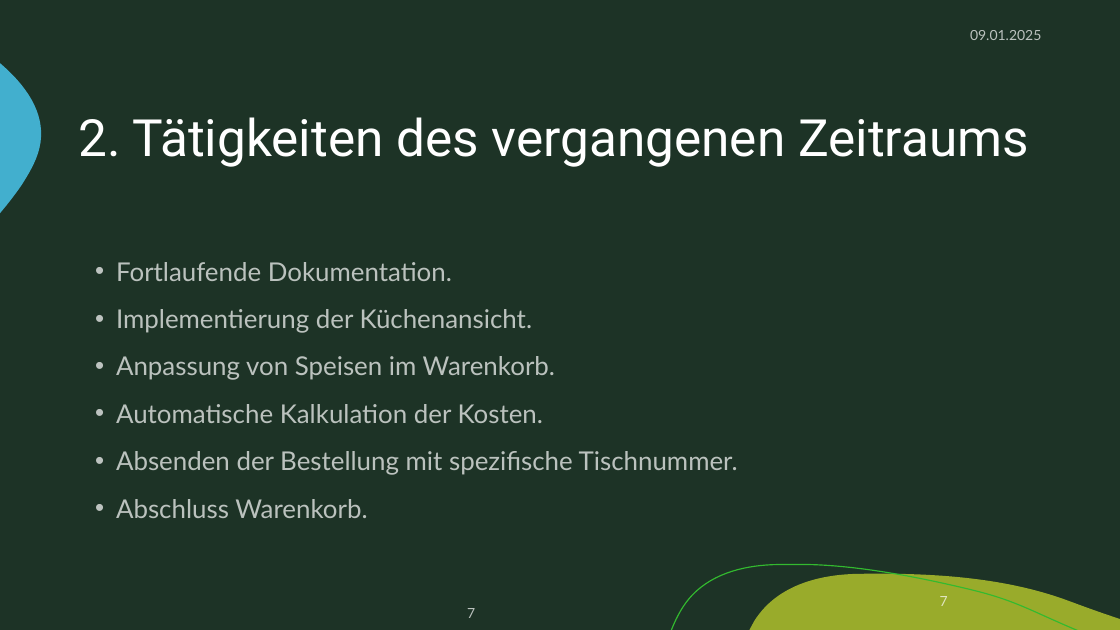
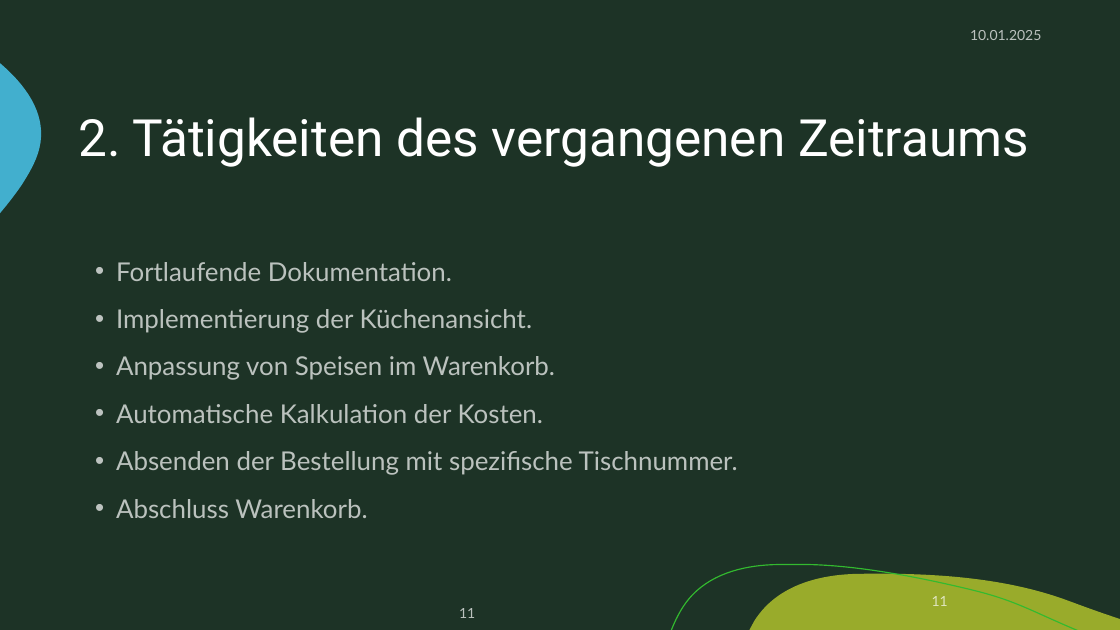
Before and after one commit to zIExpantion/ZumGelbenBach, a slide deck: slide 11 of Dokumente/Sprint-Backlog/Sprint-Backlog3.pptx (slide 7 before the commit). Drawn at 1120x630 pixels with LibreOffice and Linux fonts; fonts in the diff are those of the drawing; background and template pictures are left out. Boxes give left, top, right and bottom in pixels: in the first picture for what was removed or moved away, otherwise in the second. Text is boxed around its words. In the diff, an @@ line names an element or a change of style, - is before the commit and + after.

```diff
--- a/Dokumente/Sprint-Backlog/Sprint-Backlog3.pptx
+++ b/Dokumente/Sprint-Backlog/Sprint-Backlog3.pptx
@@ text at [970, 30, 1041, 40]: text changed @@
-09.01.2025
+10.01.2025
@@ page number at [932, 596, 948, 606]: text changed @@
-7
+11
@@ page number at [459, 608, 475, 618]: text changed @@
-7
+11
```
Also in this commit, not shown: 16 other slides changed, 4 slides added, 1 other file.
